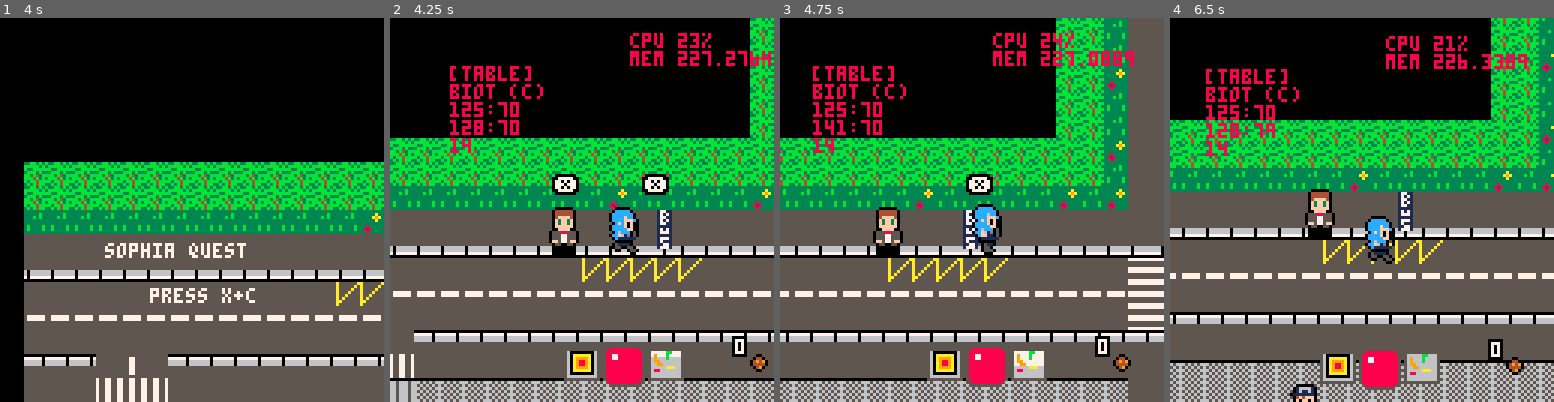
Above: before the commit, frames 1-4 (left to right).
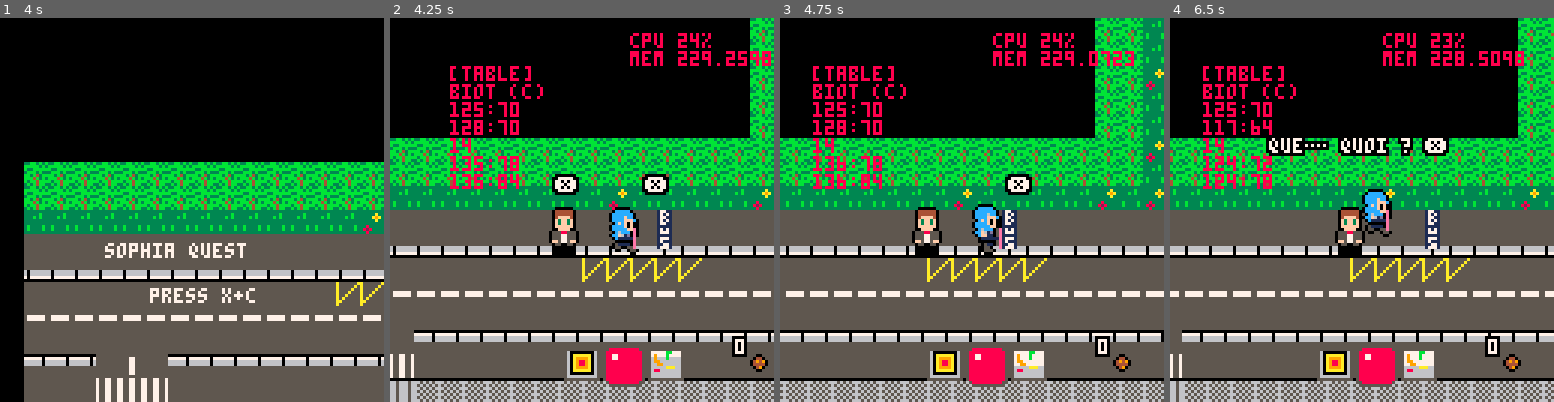
Above: after the commit, the same moments.

Repository: JasonHaenlin/pico-8-sophiaquest
Game: PICO-8 cartridge JasonHaenlin.p8
Two runs of this game, one before a commit and one after it. Both use one fixed random seed, a clock stepped at 60 frames per second and the inputs below.
Inputs:
- Up to frame 1 (4 s): tap X (X key) at 0.33, 1.07, 1.85, 2.97 s; tap O (Z key) at 0.7, 1.7, 2.1, 2.5, 2.9, 3.3, 3.7 s; hold Right 1.6-2.1 s; hold Up 2.15-2.42 s; hold Right 2.47-3.03 s; hold Left 3.08-3.58 s; hold Down 3.63-3.97 s
- Up to frame 2 (4.25 s): hold Right from 4.02 s (still down); tap X (X key) at 4.08 s; tap O (Z key) at 4.1 s
- Up to frame 3 (4.75 s): tap O (Z key) at 4.5 s; release Right at 4.68 s; hold Up from 4.73 s (still down)
- Up to frame 4 (6.5 s): tap O (Z key) every 0.4 s from 4.9 to 6.1 s; release Up at 5.03 s; hold Left 5.08-5.68 s; tap X (X key) at 5.2, 6.32 s; hold Down 5.73-6.03 s; hold Right from 6.08 s (still down)

Frame 1 is identical in both runs. In frame 2, 0.8% of the frame differs, in the area x 15-99%, y 3-61%; in frame 3, 27%; in frame 4, 50%, in the area x 0-100%, y 0-100%.

Commit message:
fix the collisions

Diff:
--- a/JasonHaenlin.p8
+++ b/JasonHaenlin.p8
@@ -17,6 +17,7 @@
 -- debug
 
 g_dbg = {"","","","","","","","","",""}
+g_cl = {x1=0,y1=0,x2=0,y2=0}
 function debug_log(x, y)
  for i=1,#g_dbg do
   print(g_dbg[i], x, y+(6*i), red)
@@ -31,6 +32,10 @@
 function log(tab,text)
  if(tab < 0 or tab > #g_dbg) return
  g_dbg[tab] = text
+end
+
+function display_collision_matrix(params)
+ line(g_cl.x1,g_cl.y1,g_cl.x2,g_cl.y2,pink)
 end
 
 -- init
@@ -144,7 +149,7 @@
       })
 
       local npc_daminaca_sophiatech_biot = {}
-      npc_daminaca_sophiatech_biot = make_npc(179,163,201)
+      npc_daminaca_sophiatech_biot = make_npc(179,163,201,immortal_object,false)
       npc_daminaca_sophiatech_biot:create_dialogs({
        newdialog("hmm, une nouvelle tete ? ❎",trigger(200, trig_time)),
        newdialog("je ne vous avais jamais vu jeune fille.❎",trigger(200, trig_time)),
@@ -555,7 +560,7 @@
   -- add a draw controller
   draw = draw_characters,
   -- set the hitbox
-  box = {x1 = 0, y1 = 8, x2 = 7, y2 = 14},
+  box = {x1 = 0, y1 = 7, x2 = 7, y2 = 14},
   -- add weapon
   weapon = g_weapons[1]
  })
@@ -694,7 +699,7 @@
 	local g = false
 	for i=1, #text do
 		ftext = ftext..sub(text, i,i)
-		if (i%16 == 0 or g) then
+		if (i%14 == 0 or g) then
 			g = true
    if (sub(text, i,i) == " ") then
     offsety -= 3
@@ -714,7 +719,7 @@
  local y = self.y - 10 + t.offset
  if (margin == "center") then
   x = g_fp.x + 32
-  y = g_fp.y + 48
+  y = g_fp.y + 40
  end
  local newdialog = {
   x = x,
@@ -912,7 +917,7 @@
 
 function controls_npc(self)
  local dist = distance(self)
- if (dist >= 5 and dist < 10) then
+ if (dist < 10) then
   if(self.talking) make_dialog(self, nil, "center")
   if (self.hint) hint(self)
  end
@@ -1036,23 +1041,26 @@
 
 function move(a, x, y, ox, oy)
  local x1 = (a.x + x + (ox * x))
- local y1 = max(a.box.y1 + a.y, a.y + y + ((oy/2) * y) + oy/2)
+ local y1 = max(a.box.y1 + a.y, a.y + y + ((oy/2) * y) + oy/2 + (1*abs(x)))
  local x2 = (a.x + x + ox)
  local y2 = max(a.box.y1 + a.y, a.y + y + oy)
+ log(6, x1..":"..y1)
+ log(7, x2..":"..y2)
+ g_cl = {x1=x1,y1=y1,x2=x2,y2=y2}
  local sp1 = mget(get_tile(x1), get_tile(y1))
  local sp2 = mget(get_tile(x2), get_tile(y2))
  if(is_limit_of_map(x1,y1) or is_limit_of_map(x2,y2)) return
 
- -- for b in all(g_actors) do
- --  if(check_collisions(a, b, x, y) and b.tag ~= invisible and b.tag ~= item) then
- --   return
- --  end
- -- end
-
- -- if (not fget(sp1, f_obst) and not fget(sp2, f_obst))  then
+ for b in all(g_actors) do
+  if(check_collisions(a, b, x, y) and b.tag ~= invisible and b.tag ~= item) then
+   return
+  end
+ end
+
+ if (not fget(sp1, f_obst) and not fget(sp2, f_obst))  then
   a.x += x
   a.y += y
- -- end -- check obstacles on map
+ end -- check obstacles on map
 end
 
 -- action
@@ -1182,7 +1190,7 @@
   fire({
    -- new bullet
    x = a.x,
-   y = a.y-7,
+   y = a.y-3,
    s = a.weapon.animv,
    dmg = a.weapon.dmg,
    type = a.weapon.type,
@@ -1573,6 +1581,7 @@
  log(5, #g_actors)
  debug_log(g_fp.x+10, g_fp.y+10)
  log_cpu_mem(g_fp.x+70, g_fp.y+5)
+ display_collision_matrix()
 end
 
 -- update
--- a/debug.lua
+++ b/debug.lua
@@ -64,7 +64,7 @@
  line(g_ft.x2, g_ft.y2, g_ft.x1, g_ft.y2, orange)
 end
 
-function display_collision_matrix(params)
+function display_collision_matrix()
  line(g_cl.x1,g_cl.y1,g_cl.x2,g_cl.y2,pink)
 end
 
